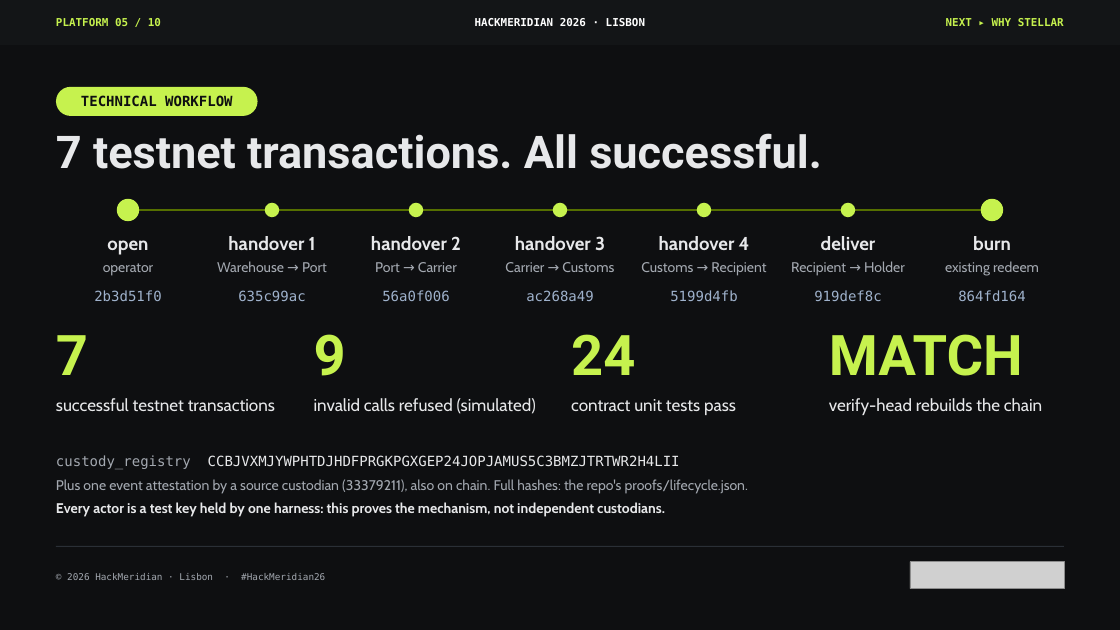
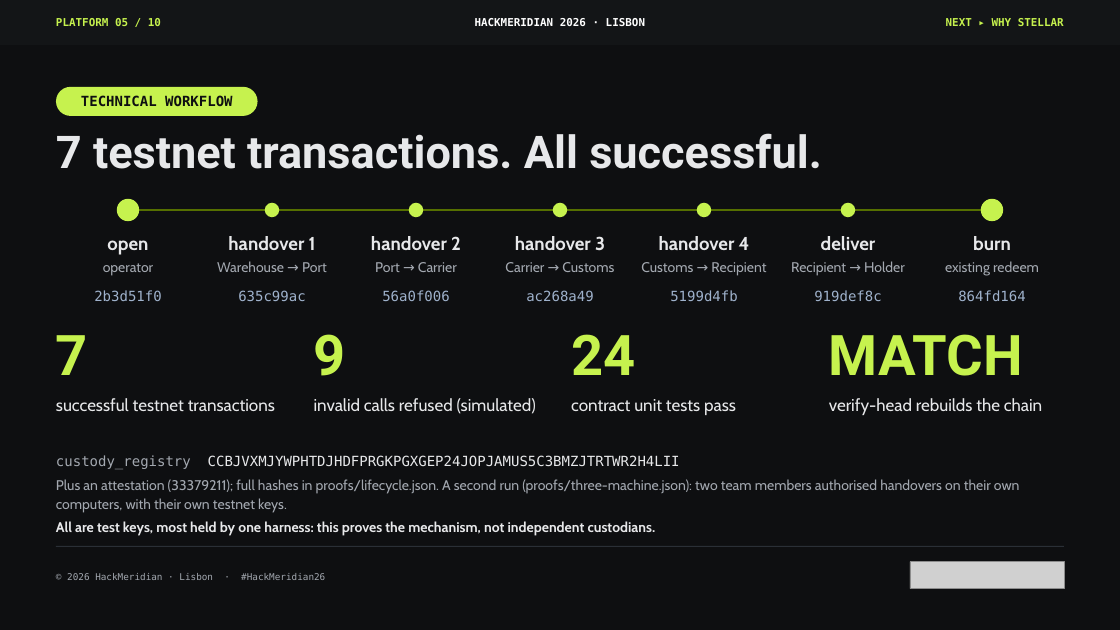
Before and after one commit to pwsaragossy/hackmeridian-cos, a slide deck: slide 5 of projects/hackmeridian-rail/deck/radox-custody-rail.pptx. Drawn at 1120x630 pixels with LibreOffice and Linux fonts; fonts in the diff are those of the drawing; grey boxes stand for pictures. Boxes give left, top, right and bottom in pixels: in the first picture for what was removed or moved away, otherwise in the second. Text is boxed around its words. In the diff, an @@ line names an element or a change of style, - is before the commit and + after.

```diff
--- a/projects/hackmeridian-rail/deck/radox-custody-rail.pptx
+++ b/projects/hackmeridian-rail/deck/radox-custody-rail.pptx
@@ text at box(56, 479, 1020, 536): text changed @@
-Plus one event attestation by a source custodian (33379211), also on chain. Full hashes: the repo's proofs/lifecycle.json.
-Every actor is a test key held by one harness: this proves the mechanism, not independent custodians.
+Plus an attestation (33379211); full hashes in proofs/lifecycle.json. A second run (proofs/three-machine.json): two team members authorised handovers on their own computers, with their own testnet keys.
+All are test keys, most held by one harness: this proves the mechanism, not independent custodians.
```
Also in this commit, not shown: 4 other files.
